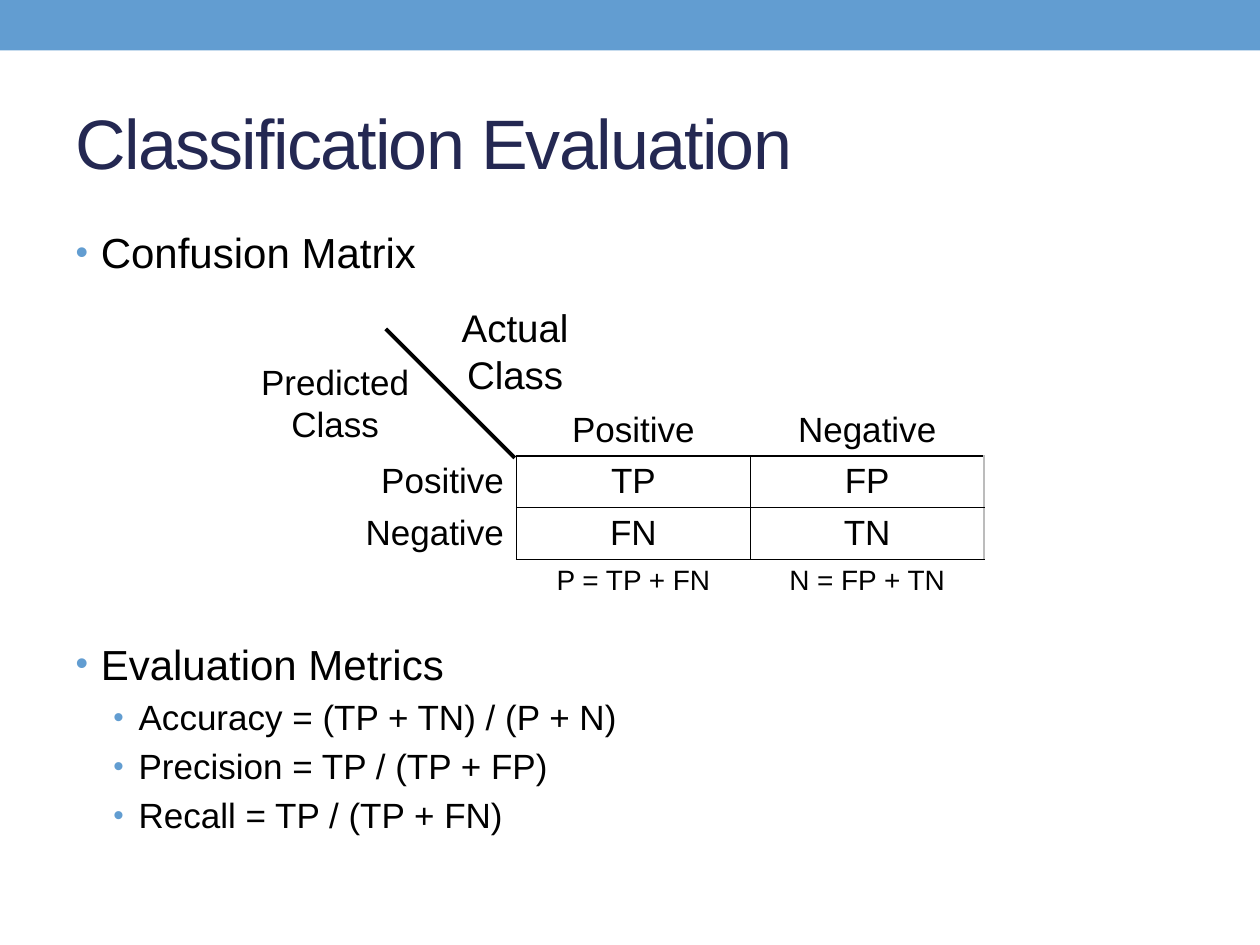
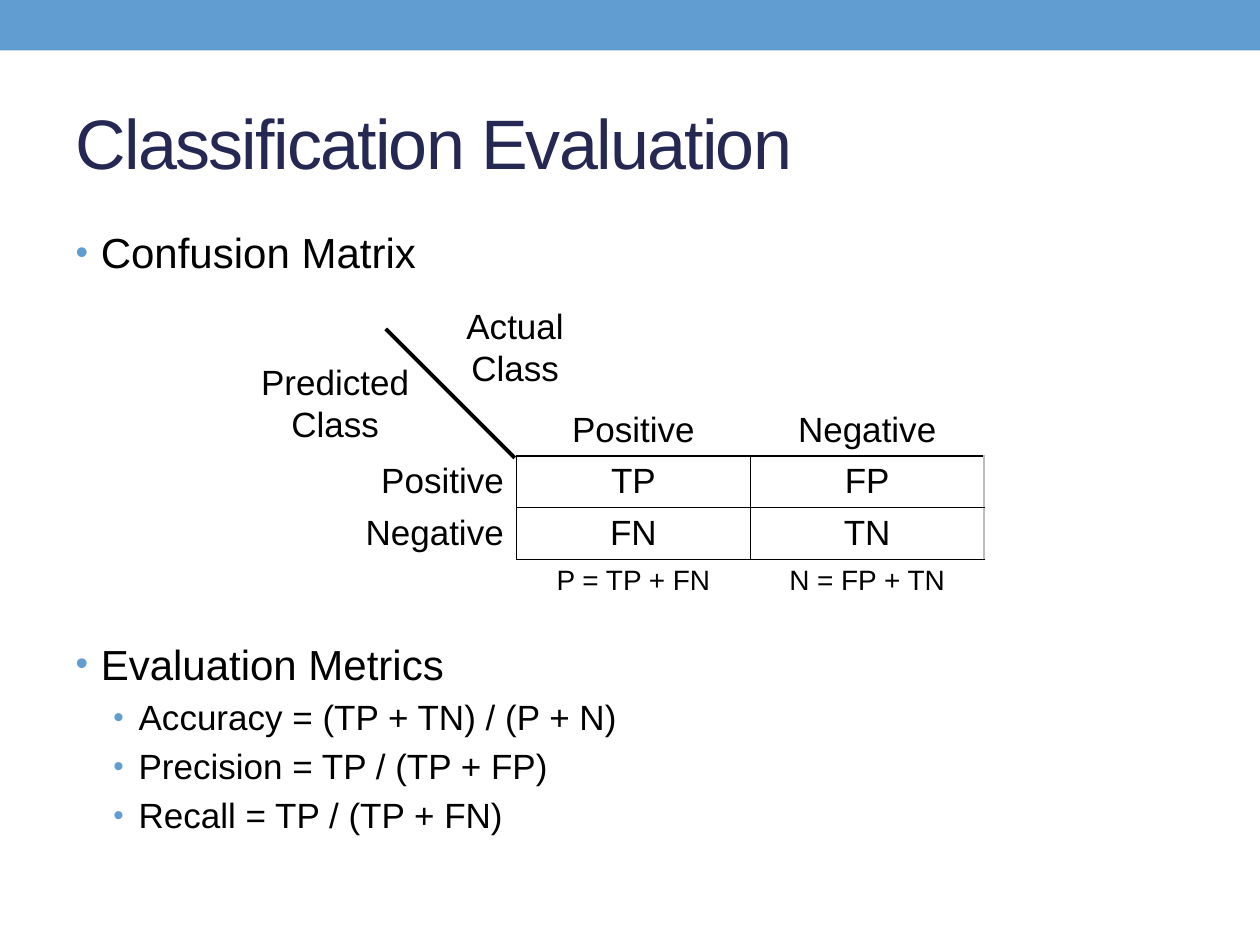
Before and after one commit to thdiaman/machinelearning, a slide deck: slide 5 of presentations/NaiveBayes.pptx (slide 4 before the commit). Drawn at 1260x945 pixels with LibreOffice and Linux fonts; fonts in the diff are those of the drawing. Boxes give left, top, right and bottom in pixels: in the first picture for what was removed or moved away, otherwise in the second. Text is boxed around its words. In the diff, an @@ line names an element or a change of style, - is before the commit and + after.

```diff
--- a/presentations/NaiveBayes.pptx
+++ b/presentations/NaiveBayes.pptx
@@ text "Actual" at bbox=[466, 313, 563, 382]: size 22 to 20 pt @@
```
Also in this commit, not shown: 1 other slide changed, 1 slide added, 2 other files.
